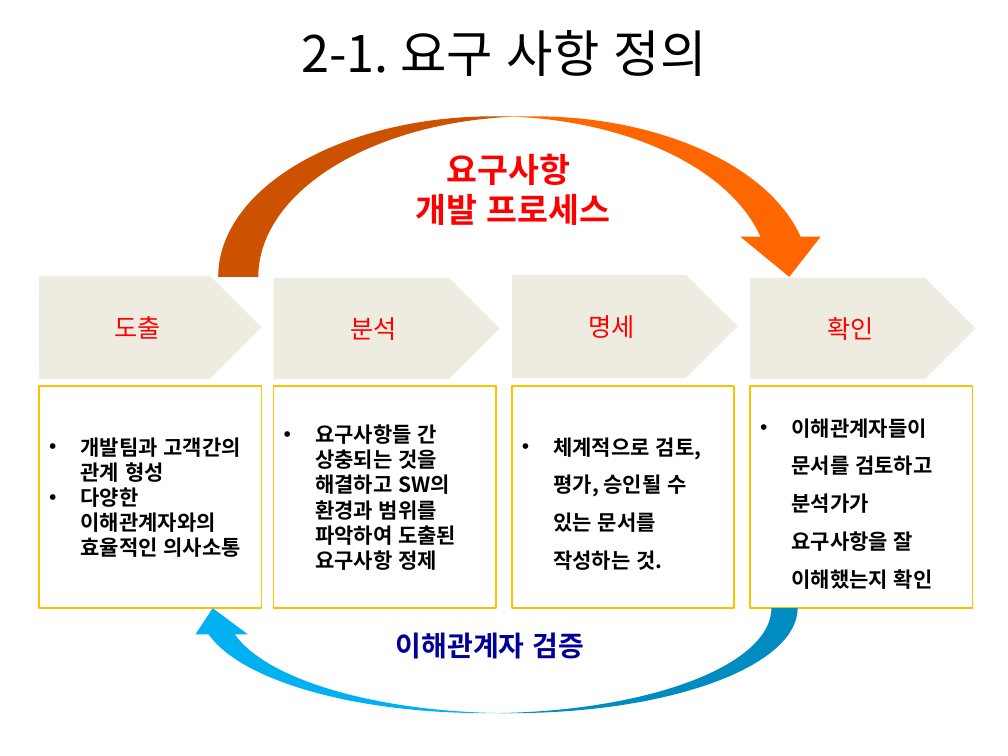
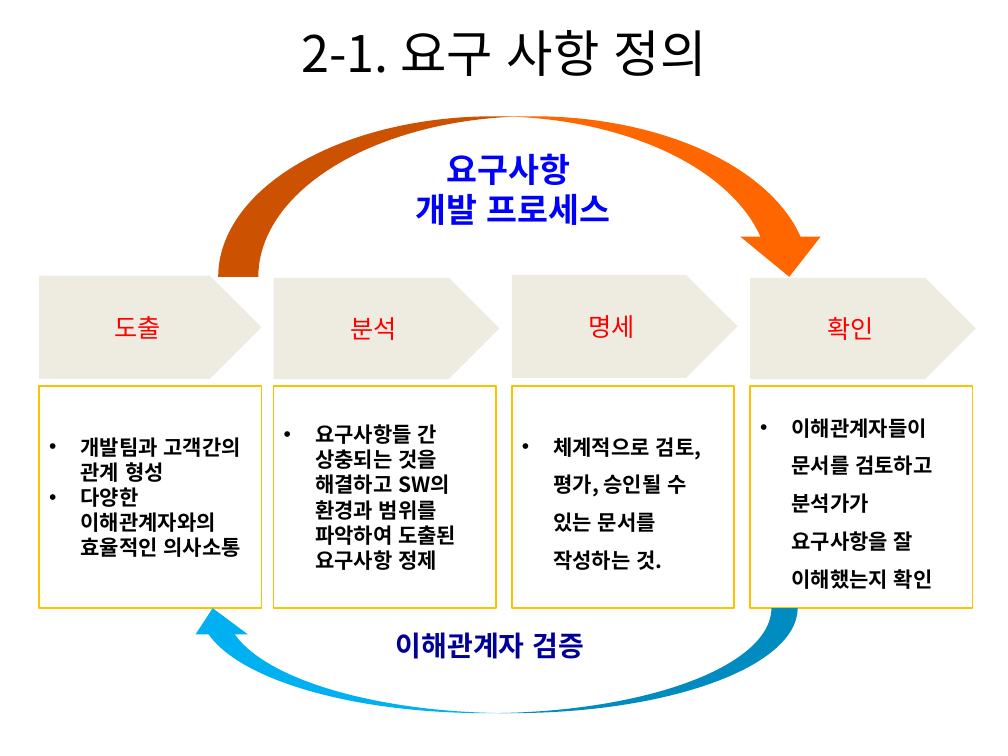
Before and after one commit to AsnemBlue/mega_IT, a slide deck: slide 7 of 노트/9_etc/4_요구사항확인.pptx. Drawn at 1008x756 pixels with LibreOffice and Linux fonts; fonts in the diff are those of the drawing. Boxes give left, top, right and bottom in pixels: in the first picture for what was removed or moved away, otherwise in the second. Text is boxed around its words. In the diff, an @@ line names an element or a change of style, - is before the commit and + after.

```diff
--- a/노트/9_etc/4_요구사항확인.pptx
+++ b/노트/9_etc/4_요구사항확인.pptx
@@ text "요구사항" at (416, 153, 611, 225): text colour #FF0000 to #0000FF @@
```
Also in this commit, not shown: 1 other file.
